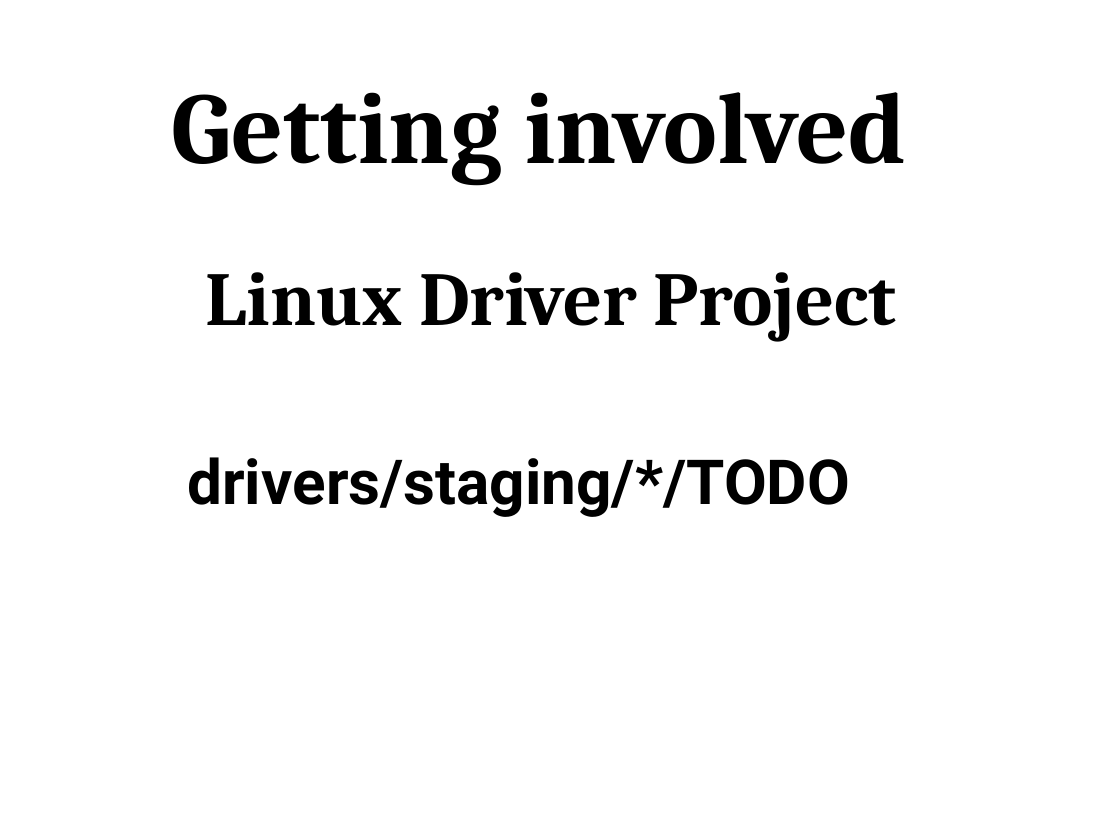
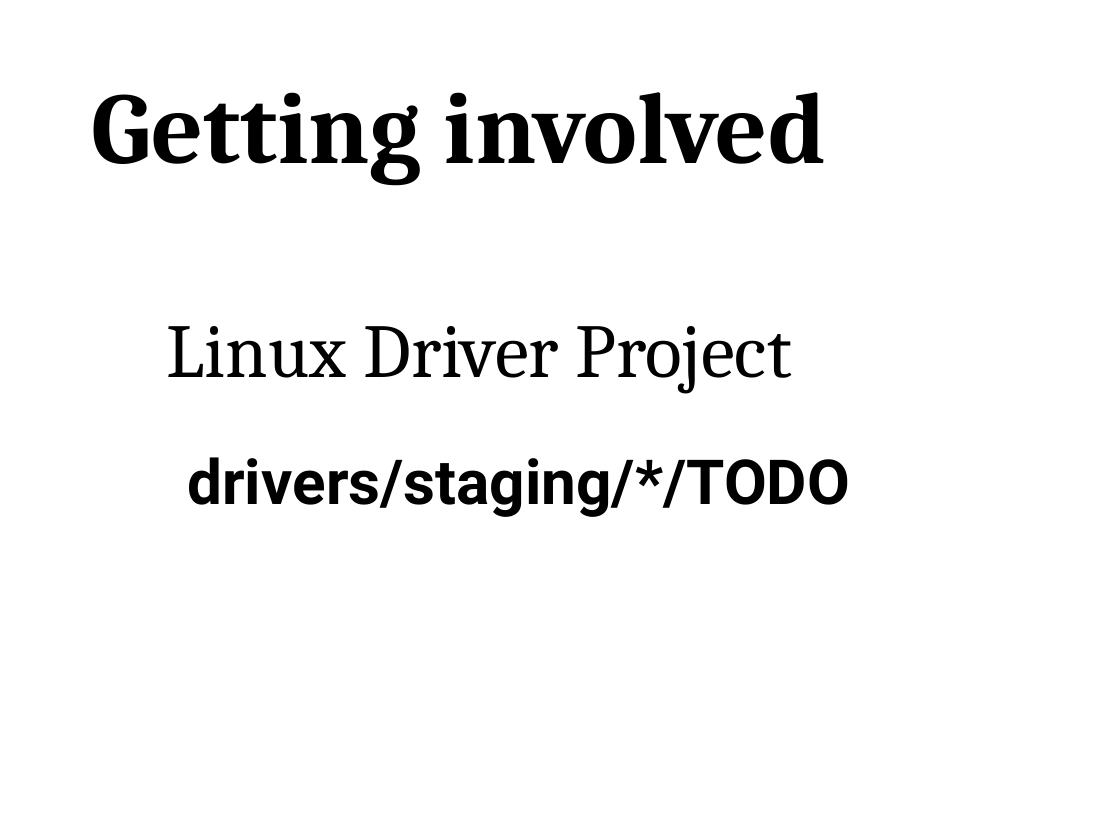
Before and after one commit to gregkh/kernel-development, a slide deck: slide 38 of kernel-development.odp. Drawn at 1120x840 pixels with LibreOffice and Linux fonts; fonts in the diff are those of the drawing. Boxes give left, top, right and bottom in pixels: in the first picture for what was removed or moved away, otherwise in the second. Text is boxed around its words. In the diff, an @@ line names an element or a change of style, - is before the commit and + after.

Commit message:
fix up font, turns out Bitstream Charter isn't on the system anymore :(

```diff
--- a/kernel-development.odp
+++ b/kernel-development.odp
@@ text "Getting involved" moved from (x1=172, y1=92, x2=906, y2=185) to (x1=92, y1=92, x2=826, y2=185) @@
@@ text "Linux Driver Project" moved from (x1=206, y1=272, x2=897, y2=341) to (x1=167, y1=326, x2=792, y2=393) @@
@@ text "Linux Driver Project" at (x1=167, y1=326, x2=792, y2=393): bold off @@
```
Also in this commit, not shown: 30 other slides changed, 1 slide added.
